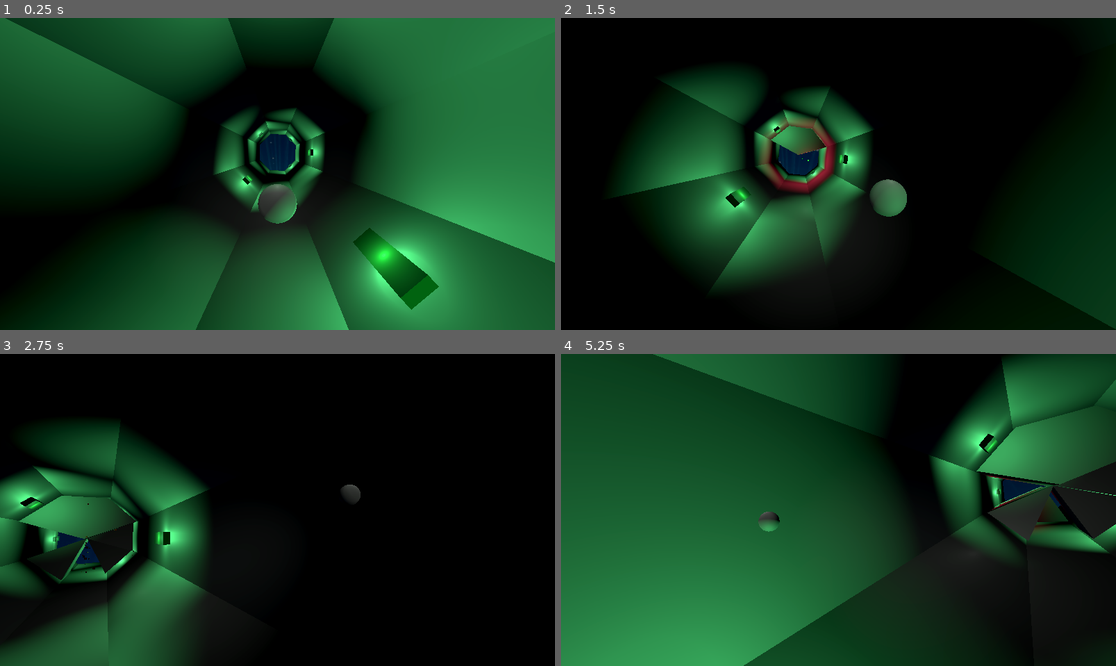
Above: before the commit, frames 1-4 (two rows, left to right).
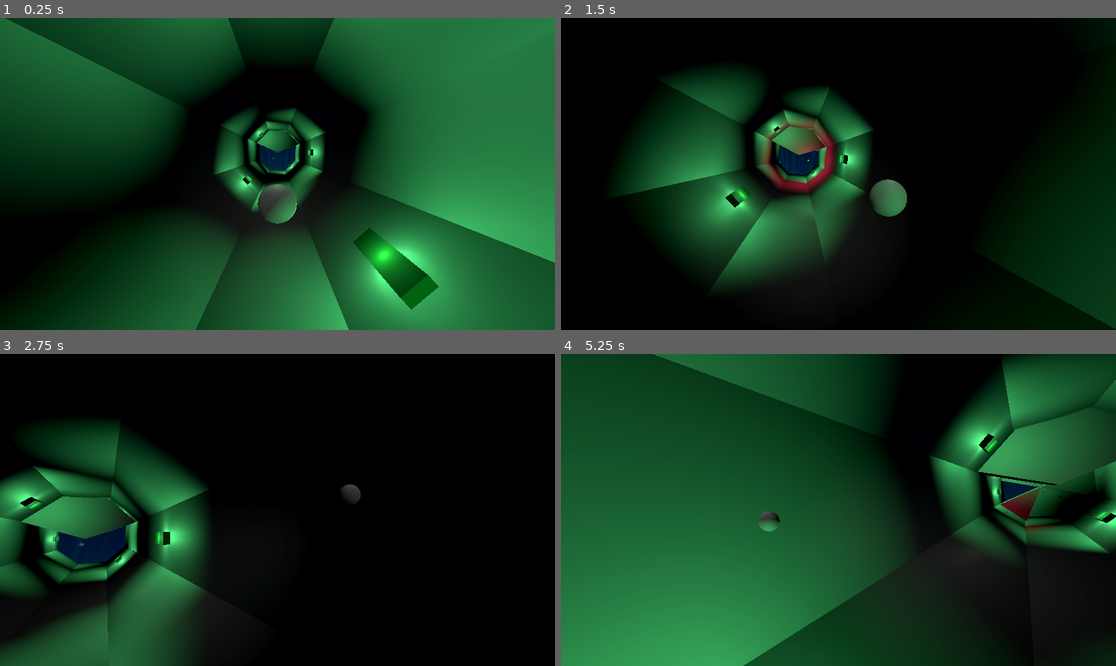
Above: after the commit, the same moments.

Repository: ilyaev/godot-tunnel-wave
Game: Godot game, scene res://world.tscn
The game is run twice, just before and just after one commit, with the same random seed, the same clock (stepped at 60 frames per second) and the same inputs.
Inputs:
- Up to frame 1 (0.25 s): no input
- Up to frame 2 (1.5 s): tap Enter (ui_accept) at 0.5, 0.77 s; hold Right (ui_right) 0.53-1.28 s; hold Down (ui_down) from 1.28 s (still down)
- Up to frame 3 (2.75 s): tap Enter (ui_accept) at 1.52 s; release Down (ui_down) at 2.03 s; hold Right (ui_right) from 2.03 s (still down)
- Up to frame 4 (5.25 s): release Right (ui_right) at 2.78 s; hold Up (ui_up) 2.78-3.53 s; tap Enter (ui_accept) at 3.02, 3.77, 4.52 s; hold Left (ui_left) 3.53-5.03 s; hold Down (ui_down) from 5.03 s (still down)

The runs differ from the first frame. In frame 1, 0.3% of the frame differs, in the area x 46-54%, y 36-44%; in frame 2, 0.3%; in frame 3, 1.3%; in frame 4, 2.4%, in the area x 74-100%, y 18-60%.

Commit message:
dev: fix obstacles transparency

Diff:
--- a/player/ship.gd
+++ b/player/ship.gd
@@ -47,7 +47,6 @@
 
 
 func _physics_process(delta):
-
 	if ray.is_colliding() :
 		velocity = -3
 
@@ -95,7 +94,6 @@
 
 	camera.look(position)
 
-
 	if Input.is_action_just_pressed("ui_accept"):
 		var b = bullet.instantiate()
 		b.init(position)
--- a/tunnel/obstacles/obstacles.gd
+++ b/tunnel/obstacles/obstacles.gd
@@ -1,8 +1,9 @@
 extends Node3D
 
-var loop = Vector2(0, 0)
+var loop = Vector2(-1, -1)
 var size
 var spacing
+var length_base = 1
 
 var piewall = preload("res://tunnel/obstacles/piewall/piewall.tscn")
 
@@ -10,28 +11,31 @@
 func n21(vector2):
 	return GlobalNoise.n21(vector2)
 
-func _process(delta):
+func _process(_delta):
 	for i in range(get_child_count()):
 		var mesh = get_child(i)
 		if mesh.y < (loop.x - 8):
 			mesh.queue_free()
-		else:
-			var pos = Vector3(0,0,0)
-			pos.z = -mesh.y * size * spacing
-			mesh.set_position(pos)
 	pass
 
+func sync_with_tube(z, densityFunc, radius, length):
+	var next_index = floorf(z / length_base)
+	if (next_index - loop.x) > 0:
+		loop.x = next_index
+		loop.y = loop.x + 8
+		var density = densityFunc.call(loop.y)
+		spawn(loop.y, density, radius, length)
 
 func spawn(index, density, radius, height):
 	var n = n21(Vector2(index*22., 44.322))
-	if n > .8:
+	if n > .1:
 		var obs = piewall.instantiate()
 		obs.y = index;
-		obs.radius = 1
 		obs.density = density
 		obs.radius = radius
 		obs.height = height
 		obs.fill.clear()
 		for f in obs.density:
 			obs.fill.append(roundi(randf()))
+		obs.set_position(Vector3(0, 0, -index * length_base + length_base / 2.))
 		add_child(obs)
--- a/tunnel/obstacles/piewall/pie.gd
+++ b/tunnel/obstacles/piewall/pie.gd
@@ -48,6 +48,20 @@
 	surface.set_uv(Vector2(1,1))
 	surface.add_vertex(verts[0])
 
+	#CAP
+	surface.set_uv(Vector2(0,0))
+	surface.add_vertex(verts[0])
+	surface.set_uv(Vector2(0,1))
+	surface.add_vertex(verts2[0])
+	surface.set_uv(Vector2(1,1))
+	surface.add_vertex(verts2[1])
+
+	surface.set_uv(Vector2(0,0))
+	surface.add_vertex(verts2[1])
+	surface.set_uv(Vector2(0,1))
+	surface.add_vertex(verts[1])
+	surface.set_uv(Vector2(1,1))
+	surface.add_vertex(verts[0])
 
 
 	#LEFT Quad
--- a/tunnel/obstacles/piewall/pie.gdshader
+++ b/tunnel/obstacles/piewall/pie.gdshader
@@ -18,8 +18,13 @@
 	col += pow(.2/abs(uv.y - 1.), 1.2) * vec3(.9, .3, .1);
 	col += pow(.2/(uv.y - uv.x), 1.2) * vec3(.9, .3, .1);
 
+	// col += pow(.2/abs((uv.y - uv.x - .5)), 1.2) * vec3(.9, .3, .1);
+
 	col /= 3.;
 
 	ALBEDO = col;
-	ALPHA = clamp(1. - smoothstep(-15., -21., vertex_position.z)*.5, 0., 1.);
+	RIM = 0.;//abs(sin(TIME*3.));
+	// ALPHA = 1.1;
+	//ALPHA = 1. - smoothstep(15., 20., abs(vertex_position.z));
+	// ALPHA = step(-15., vertex_position.z);
 }
--- a/tunnel/obstacles/piewall/piewall.gd
+++ b/tunnel/obstacles/piewall/piewall.gd
@@ -23,8 +23,9 @@
 			pi.x = i
 			pi.radius = radius
 			pi.height = height
+			pi.basis = pi.basis.rotated(Vector3.FORWARD, i * PI*2/density).scaled(scale_vector)
 			add_child(pi)
-			pi.basis = pi.basis.rotated(Vector3.FORWARD, i * PI*2/density).scaled(scale_vector)
+
 
 
 func build_material():
--- a/tunnel/tube/tube.gd
+++ b/tunnel/tube/tube.gd
@@ -41,7 +41,6 @@
 func sync_section(section):
 	section.set_instance_shader_parameter('y', float(section.y))
 	section.position.z = -section.y * length
-
 	var section_density = get_density(section.y)
 
 	if section_density != get_density(section.y - 1) or section_density != get_density(section.y + 1):
--- a/tunnel/tunnel.gd
+++ b/tunnel/tunnel.gd
@@ -20,6 +20,7 @@
 func _ready():
 	obstacles.size = size
 	obstacles.spacing = spacing
+	obstacles.length_base = tube.length
 	enemies.size = size
 	enemies.spacing = spacing
 
@@ -35,16 +36,13 @@
 	tube.set_z(position.z)
 	rocks.set_z(position.z)
 
-	obstacles.loop = loop
+	obstacles.sync_with_tube(position.z, tube.get_density, tube.radius, tube.length )
+
 	enemies.loop = loop
 
 	if (current_z - loop.x) > 0:
+		pass
 		# spawn_target(loop.y)
-		spawn_obstacle(loop.y)
-
-
-func spawn_obstacle(index):
-	obstacles.spawn(index, tube.get_density(floorf(index * size * spacing / tube.length)), tube.radius, tube.length )
 
 func spawn_target(index):
 	enemies.spawn(index)
--- a/world.gd
+++ b/world.gd
@@ -4,6 +4,7 @@
 @onready var ship = $head/ship
 
 func _ready():
+	tunnel.translate(Vector3(0, 0, 0))
 	ship.connect("bullet_hit", tunnel.bullet_hit)
 
 
